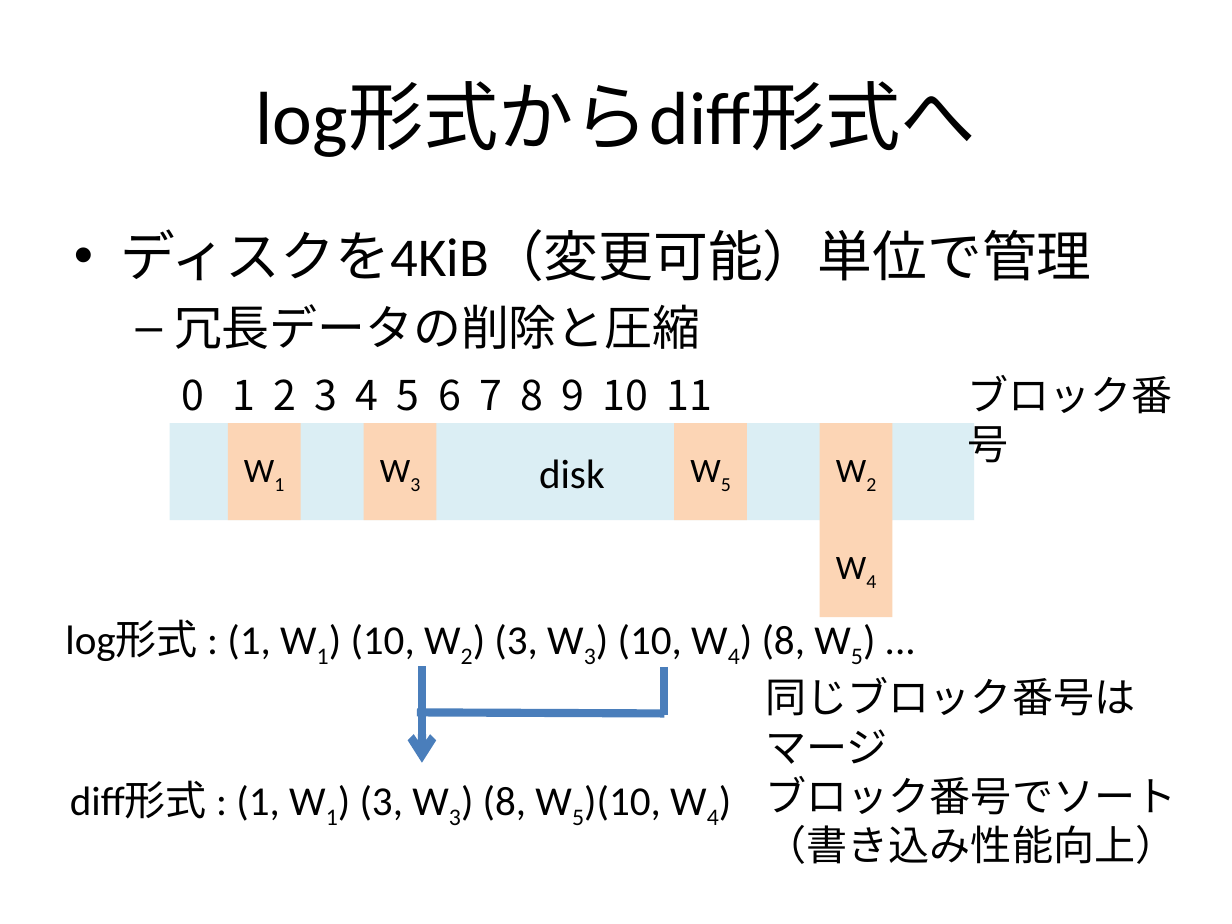
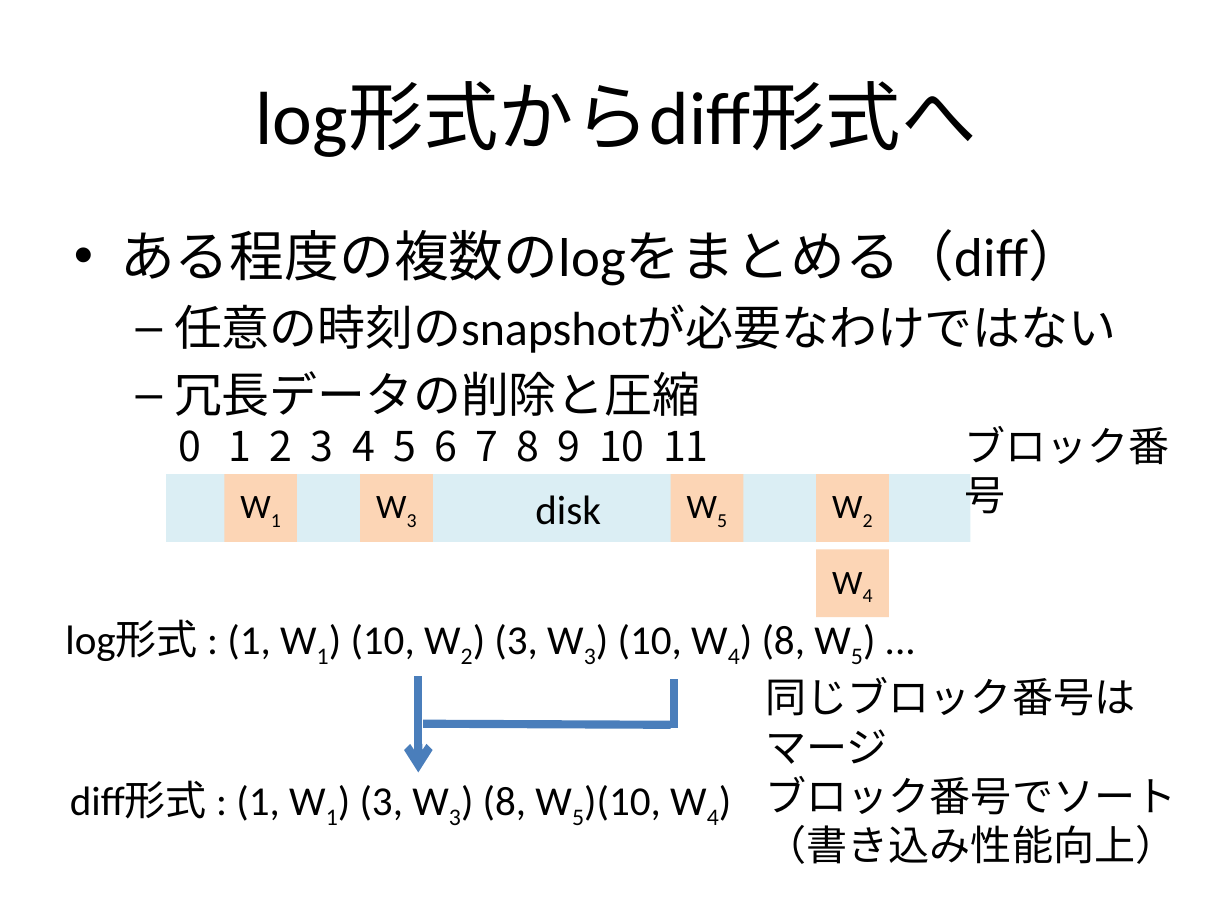
Before and after one commit to walb-linux/walb-tools, a slide deck: slide 15 of doc/walb-is-hard.pptx (slide 12 before the commit). Drawn at 1232x924 pixels with LibreOffice and Linux fonts; fonts in the diff are those of the drawing. Boxes give left, top, right and bottom in pixels: in the first picture for what was removed or moved away, otherwise in the second. Text is boxed around its words. In the diff, an @@ line names an element or a change of style, - is before the commit and + after.

```diff
--- a/doc/walb-is-hard.pptx
+++ b/doc/walb-is-hard.pptx
@@ text at [120, 229, 1116, 353]: text changed; size 32 to 28 pt @@
-• ディスクを4KiB（変更可能）単位で管理
+• ある程度の複数のlogをまとめる（diff）
+  – 任意の時刻のsnapshotが必要なわけではない
@@ text "0 1 2 3 4 ...": place and size @@
-text "0 1 2 3 4 ..." at [182, 379, 713, 411]
+text "0 1 2 3 4 ..." at [178, 430, 709, 462]
@@ text "ブロック番号": place and size @@
-text "ブロック番号" at [968, 375, 1173, 463]
+text "ブロック番号" at [964, 426, 1169, 514]
@@ rectangle "disk": place and size @@
-rectangle "disk" at [170, 424, 975, 521]
+rectangle "disk" at [166, 474, 971, 542]
@@ rectangle "W1": place and size @@
-rectangle "W1" at [228, 424, 301, 521]
+rectangle "W1" at [224, 474, 297, 542]
@@ rectangle "W3": place and size @@
-rectangle "W3" at [363, 424, 436, 521]
+rectangle "W3" at [360, 474, 432, 542]
@@ rectangle "W5": place and size @@
-rectangle "W5" at [674, 424, 747, 521]
+rectangle "W5" at [670, 474, 743, 542]
@@ rectangle "W2": place and size @@
-rectangle "W2" at [819, 424, 892, 521]
+rectangle "W2" at [816, 474, 888, 542]
@@ rectangle "W4": place and size @@
-rectangle "W4" at [819, 520, 892, 617]
+rectangle "W4" at [816, 549, 888, 617]
@@ arrow moved from (423, 667) - (423, 763) to (419, 676) - (419, 772) @@
@@ line moved from (664, 667) - (664, 715) to (674, 680) - (674, 728) @@
@@ line moved from (664, 713) - (416, 712) to (670, 724) - (423, 723) @@
```
Also in this commit, not shown: 13 other slides changed, 5 slides added, 1 slide removed.
